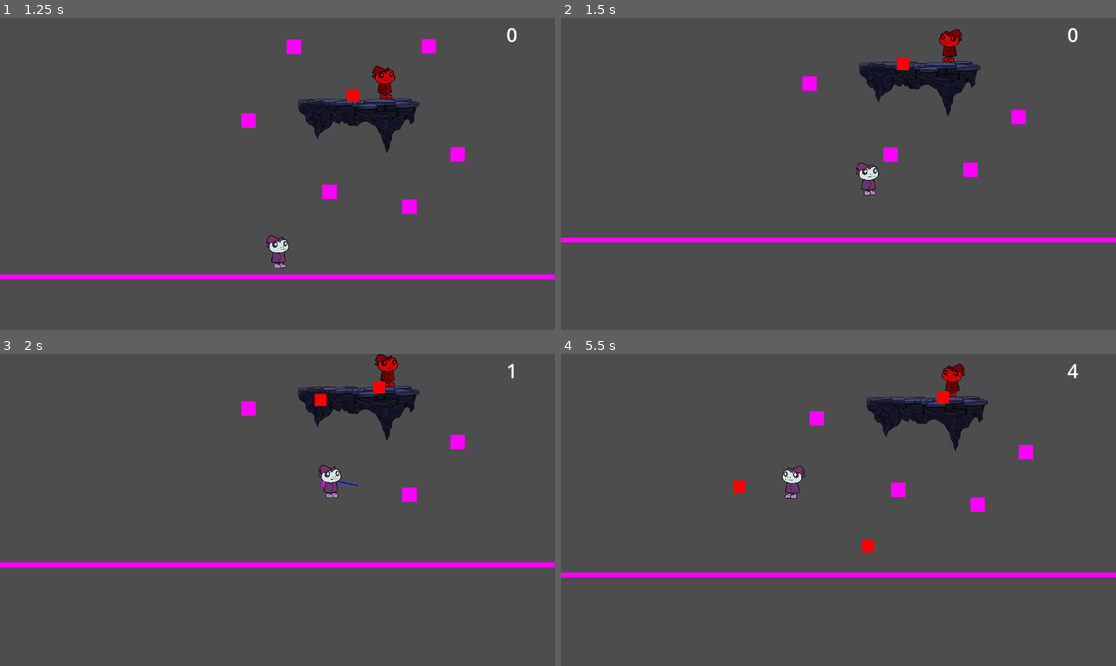
Above: before the commit, frames 1-4 (two rows, left to right).
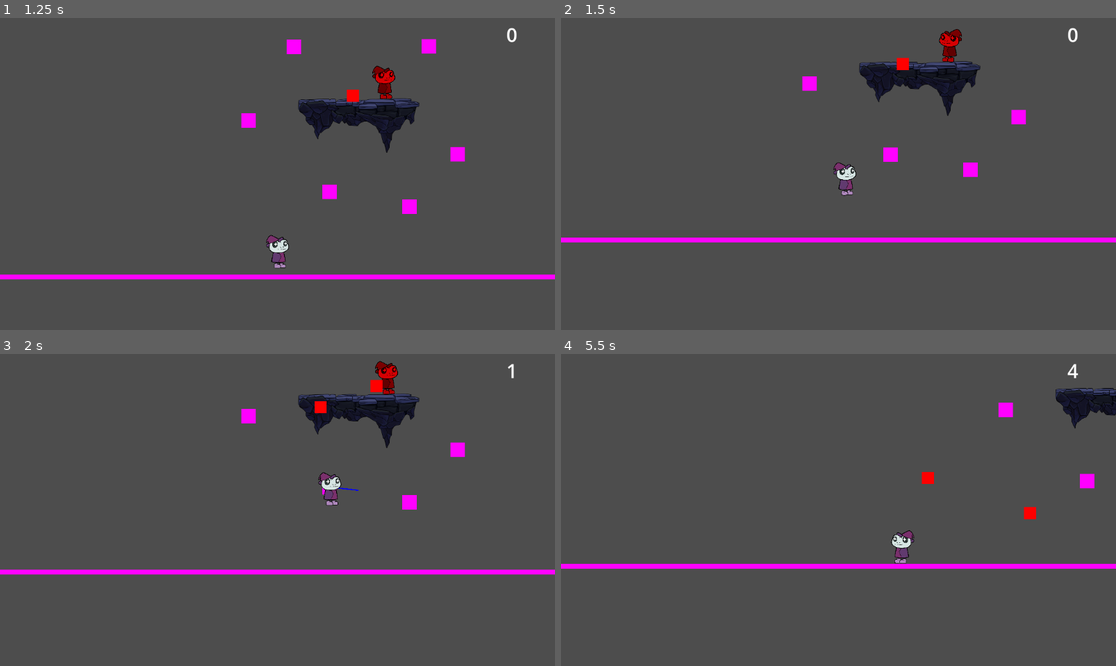
Above: after the commit, the same moments.

Repository: DerBrotDoktor/Frogoth
Game: Godot game, scene res://scenes/main/main.tscn
Same seed, same stepped clock (60 frames per second), same inputs: the game is played once before the commit and once after it.
Inputs (mouse positions are in pixels of both pictures, inside the frame that each line leads up to):
- Up to frame 1 (1.25 s): click "Start" at 0.5 s
- Up to frame 2 (1.5 s): move the mouse to (960, 158) at 1.27 s; hold D (right) from 1.28 s (still down); hold Space (bash) from 1.28 s (still down)
- Up to frame 3 (2 s): keep holding D (right); keep holding Space (bash)
- Up to frame 4 (5.5 s): move the mouse to (727, 525) at 2.02 s; release Space (bash) at 2.03 s; click (727, 525) at 2.1 s; move the mouse to (894, 441) at 2.77 s; release D (right) at 2.78 s; hold A (left) 2.78-3.53 s; tap Shift (dash) at 2.85 s; move the mouse to (810, 572) at 3.52 s; hold D (right) 3.53-5.03 s; tap F (discrad_shape) at 3.6 s; move the mouse to (1005, 556) at 4.27 s; hold Space (bash) 4.28-5.03 s; move the mouse to (672, 463) at 5.02 s; hold A (left) from 5.03 s (still down); click (672, 463) at 5.1 s

Frame 1 is identical in both runs. In frame 2, 0.6% of the frame differs, in the area x 49-58%, y 46-58%; in frame 3, 6.0%; in frame 4, 8.1%, in the area x 0-100%, y 3-72%.

Commit message:
Changed: Player movement (Added: acceleration, deceleration)

Diff:
--- a/scenes/player/player.gd
+++ b/scenes/player/player.gd
@@ -6,6 +6,8 @@
 #region Variables
 @export var normal_speed = 100.0
 @export var jump_velocity = -300.0
+@export var acceleration = 20.0
+@export var deceleration = 0.2
 @export var max_jump_time =  0.15
 @export var double_jump_velocity = -300.0
 @export var jump_buffer_time = 0.15
@@ -68,16 +70,15 @@
 func handle_movement():
 	var direction = Input.get_axis("left", "right")
 	var speed = normal_speed if $DashTimer.is_stopped() else dash_speed
-	if last_direction != direction and last_direction != 0:
-		$TurnDelay.start()
-	if direction and can_move and $TurnDelay.is_stopped():
-		velocity.x = direction * speed
+	if direction and can_move:
 		if direction > 0:
 			$Animation.flip_h = false
+			velocity.x = min(velocity.x + acceleration, speed)
 		elif direction < 0:
+			velocity.x = max(velocity.x - acceleration, -speed)
 			$Animation.flip_h = true
 	elif can_move:
-		velocity.x = move_toward(velocity.x, 0, speed)
+		velocity.x = lerpf(velocity.x, 0, deceleration)
 	last_direction = direction
 
 func enable():
--- a/scenes/player/player.tscn
+++ b/scenes/player/player.tscn
@@ -126,10 +126,6 @@
 [node name="GhostTimer" type="Timer" parent="."]
 wait_time = 0.03
 
-[node name="TurnDelay" type="Timer" parent="."]
-wait_time = 0.05
-one_shot = true
-
 [node name="DashCooldown" type="Timer" parent="."]
 one_shot = true
 
